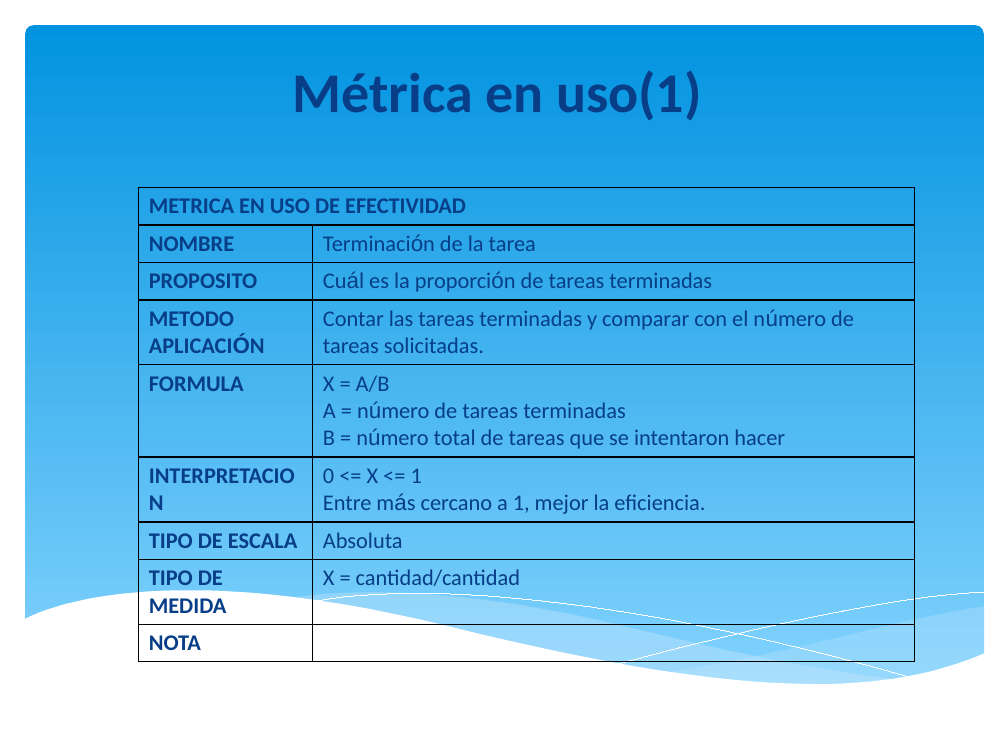
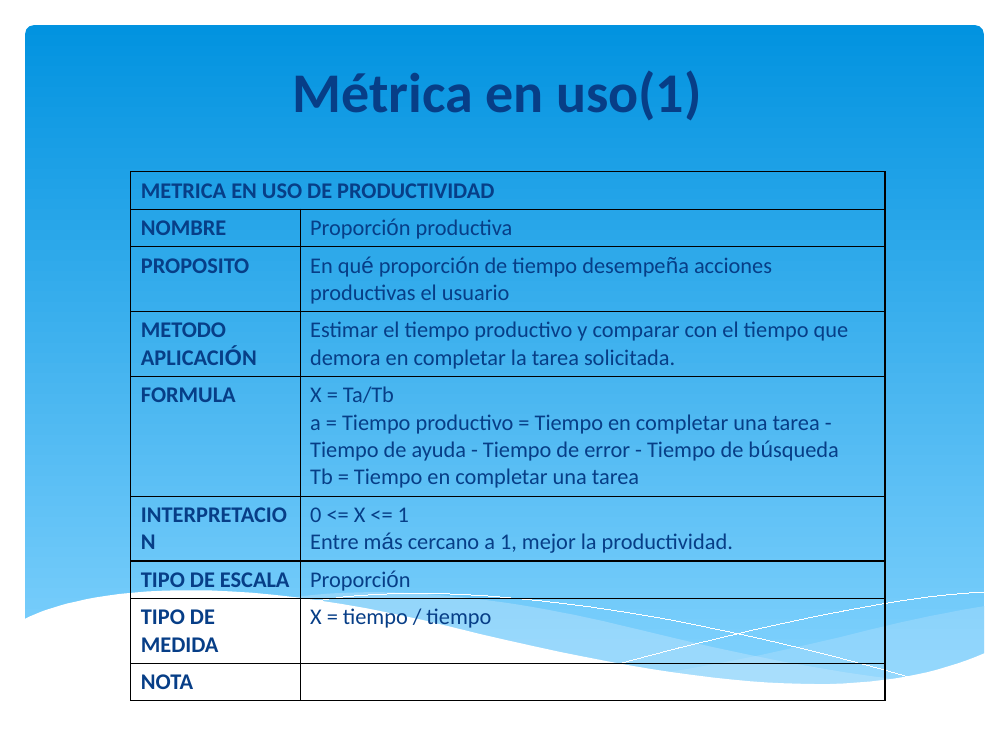
Before and after one commit to orlysemperfi/tp3-contratos-clientes, a slide deck: slide 14 of ITERACION 5/SUB ITERACION 4/PPT TP3 PRES04.pptx. Drawn at 1008x756 pixels with LibreOffice and Linux fonts; fonts in the diff are those of the drawing. Boxes give left, top, right and bottom in pixels: in the first picture for what was removed or moved away, otherwise in the second. Text is boxed around its words. In the diff, an @@ line names an element or a change of style, - is before the commit and + after.

```diff
--- a/ITERACION 5/SUB ITERACION 4/PPT TP3 PRES04.pptx
+++ b/ITERACION 5/SUB ITERACION 4/PPT TP3 PRES04.pptx
@@ table at (131,171,885,719) @@
-row 1, column 1: METRICA EN USO DE EFECTIVIDAD
+row 1, column 1: METRICA EN USO DE PRODUCTIVIDAD
-row 2, column 2: Terminación de la tarea
+row 2, column 2: Proporción productiva
-row 3, column 2: Cuál es la proporción de tareas terminadas
+row 3, column 2: En qué proporción de tiempo desempeña acciones productivas el usuario
-row 4, column 2: Contar las tareas terminadas y comparar con el número de tareas solicitadas.
+row 4, column 2: Estimar el tiempo productivo y comparar con el tiempo que demora en completar la tarea solicitada.
-row 5, column 2: X = A/B / A = número de tareas terminadas / B = número total de tareas que se intentaron hacer
+row 5, column 2: X = Ta/Tb / a = Tiempo productivo = Tiempo en completar una tarea - Tiempo de ayuda - Tiempo de error - Tiempo de búsqueda / Tb = Tiempo en completar una tarea
-row 6, column 2: 0 <= X <= 1 / Entre más cercano a 1, mejor la eficiencia.
+row 6, column 2: 0 <= X <= 1 / Entre más cercano a 1, mejor la productividad.
-row 7, column 2: Absoluta
+row 7, column 2: Proporción
-row 8, column 2: X = cantidad/cantidad
+row 8, column 2: X = tiempo / tiempo
@@ table: place and size @@
-table at (139,187,915,654)
+table at (131,171,885,719)
```
Also in this commit, not shown: 4 other slides changed.
